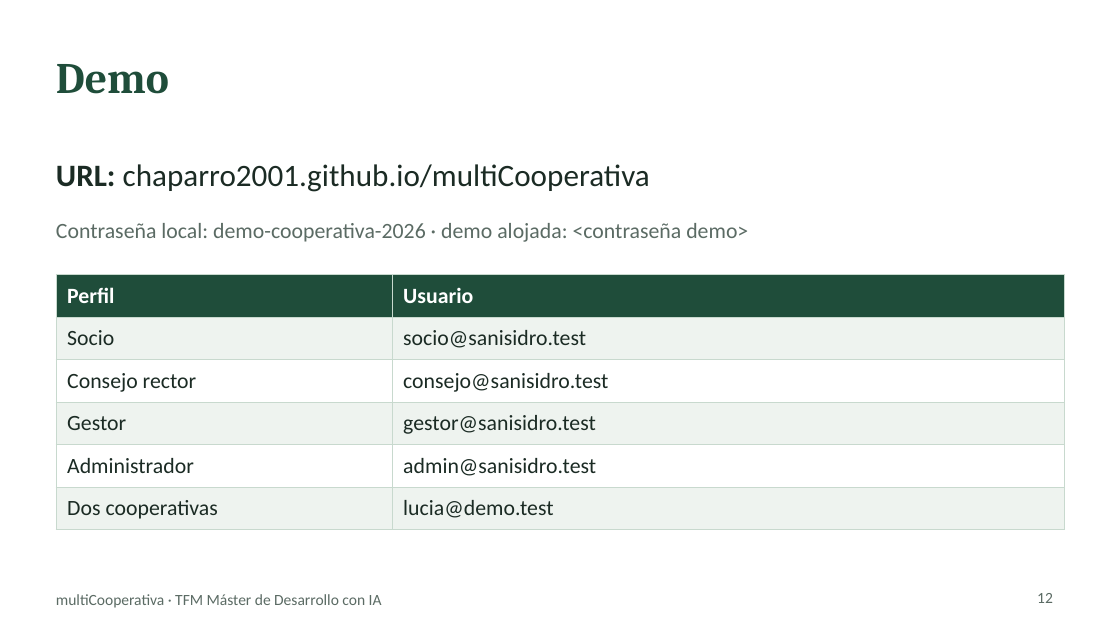
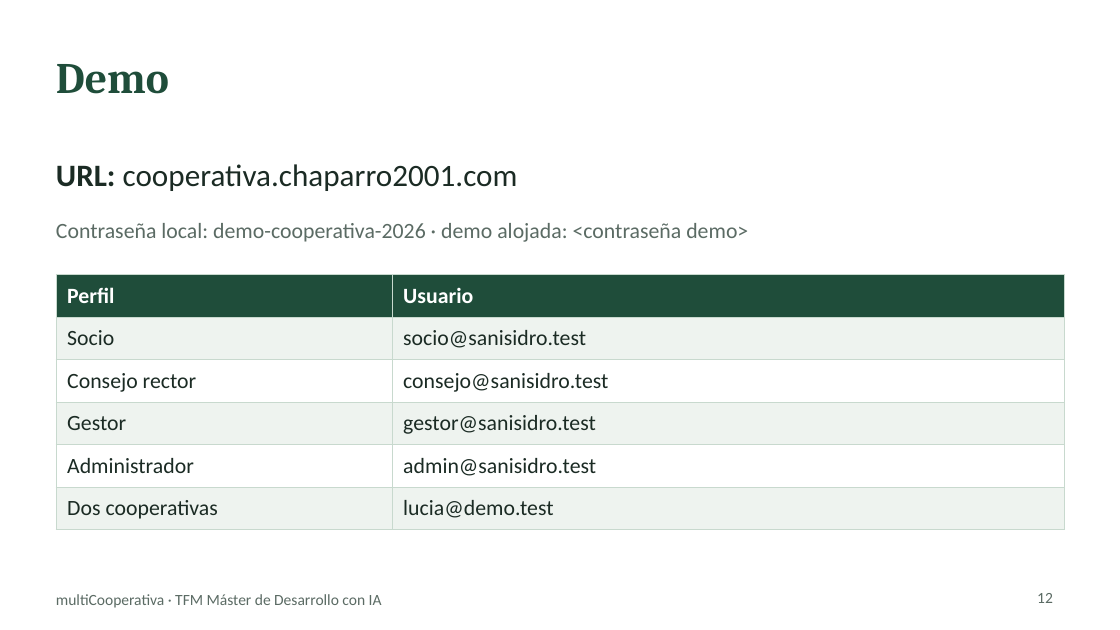
Before and after one commit to chaparro2001/multiCooperativa, a slide deck: slide 12 of docs/slides/multicooperativa-tfm.pptx. Drawn at 1120x630 pixels with LibreOffice and Linux fonts; fonts in the diff are those of the drawing. Boxes give left, top, right and bottom in pixels: in the first picture for what was removed or moved away, otherwise in the second. Text is boxed around its words. In the diff, an @@ line names an element or a change of style, - is before the commit and + after.

```diff
--- a/docs/slides/multicooperativa-tfm.pptx
+++ b/docs/slides/multicooperativa-tfm.pptx
@@ text at [56, 164, 518, 191]: text changed @@
-URL: chaparro2001.github.io/multiCooperativa
+URL: cooperativa.chaparro2001.com
```
Also in this commit, not shown: 1 other slide changed, 12 other files.
